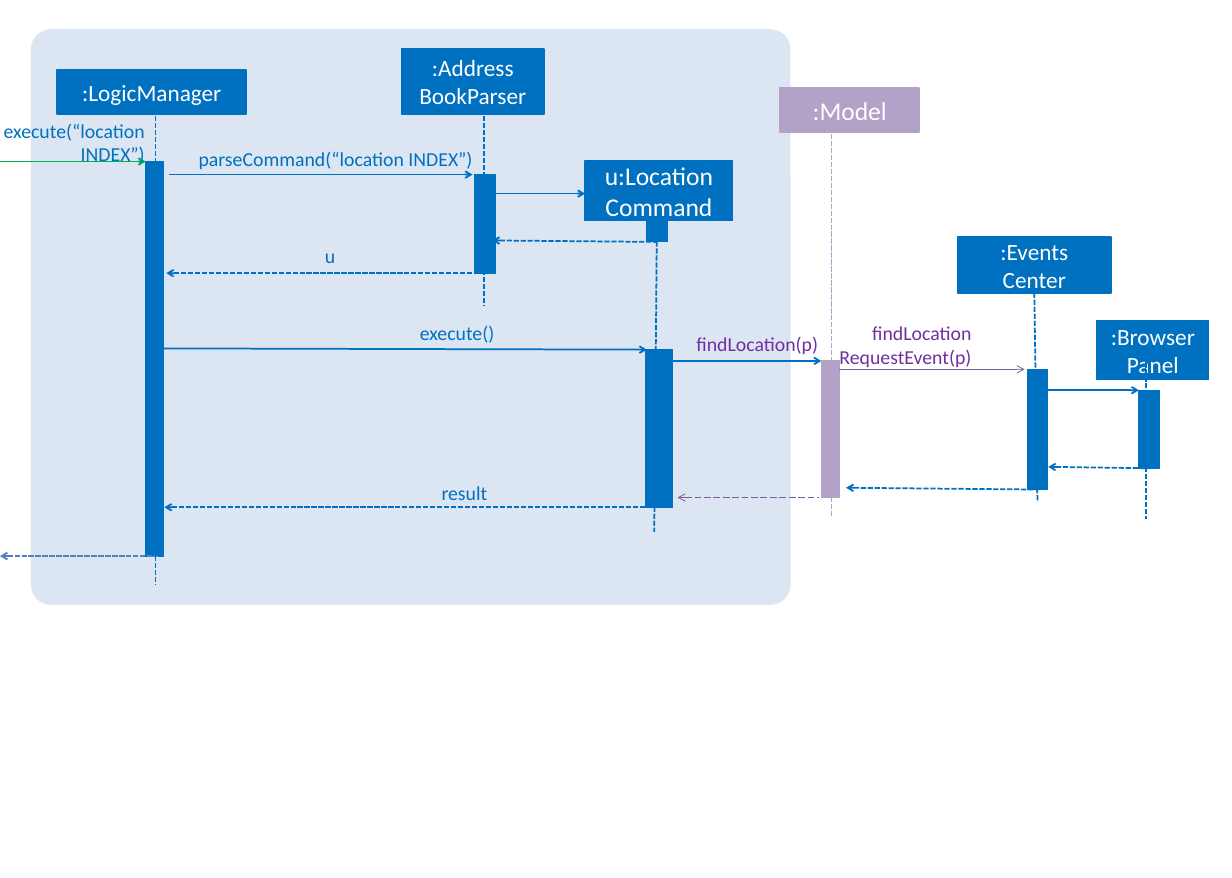
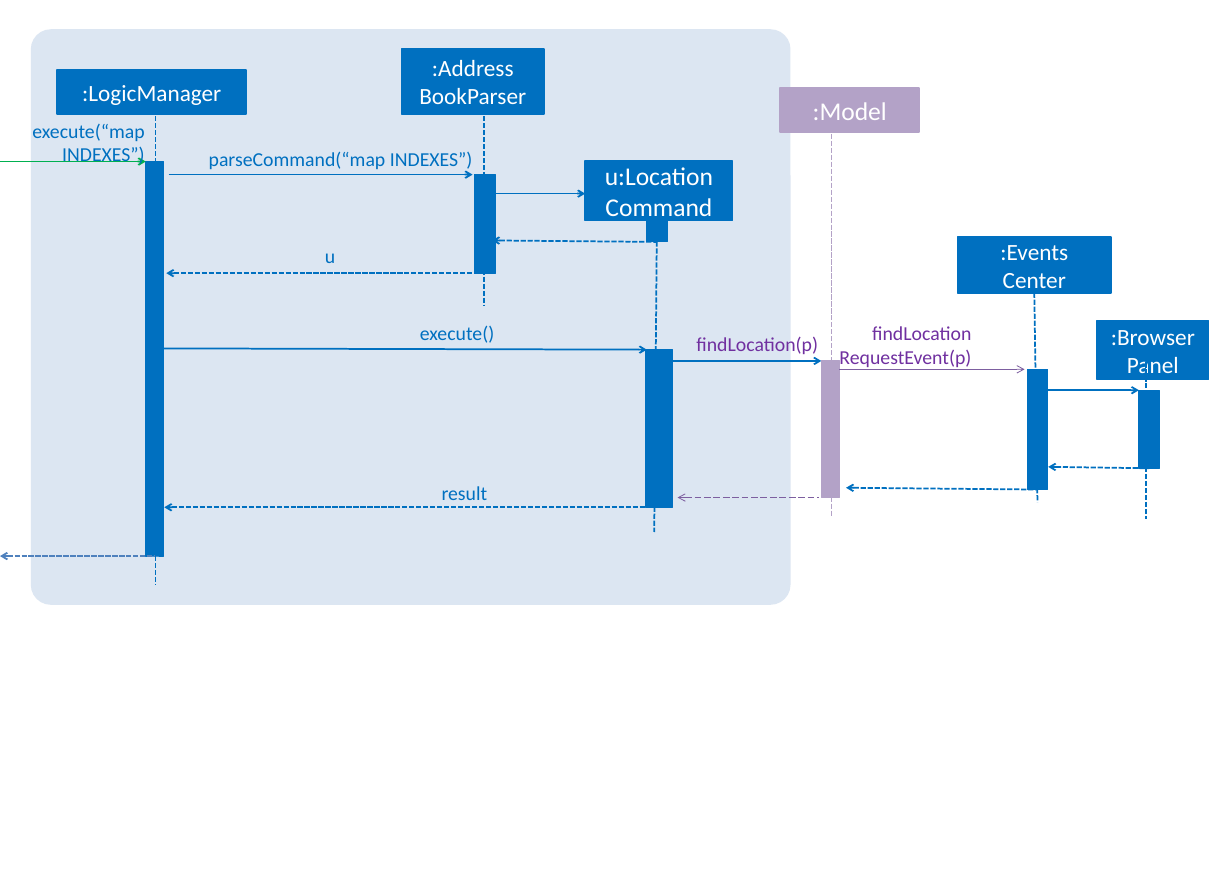
Before and after one commit to soonwj/addressbook-level4, a slide deck: slide 1 of docs/diagrams/LocationSequenceDiagram.pptx. Drawn at 1232x878 pixels with LibreOffice and Linux fonts; fonts in the diff are those of the drawing. Boxes give left, top, right and bottom in pixels: in the first picture for what was removed or moved away, otherwise in the second. Text is boxed around its words. In the diff, an @@ line names an element or a change of style, - is before the commit and + after.

Commit message:
improved the location command, updated test cases and documentation

```diff
--- a/docs/diagrams/LocationSequenceDiagram.pptx
+++ b/docs/diagrams/LocationSequenceDiagram.pptx
@@ text at <box>32,124,145,166</box>: text changed @@
-execute(“location INDEX”)
+execute(“map INDEXES”)
@@ text at <box>209,151,473,169</box>: text changed @@
-parseCommand(“location INDEX”)
+parseCommand(“map INDEXES”)
```
Also in this commit, not shown: 23 other files.
